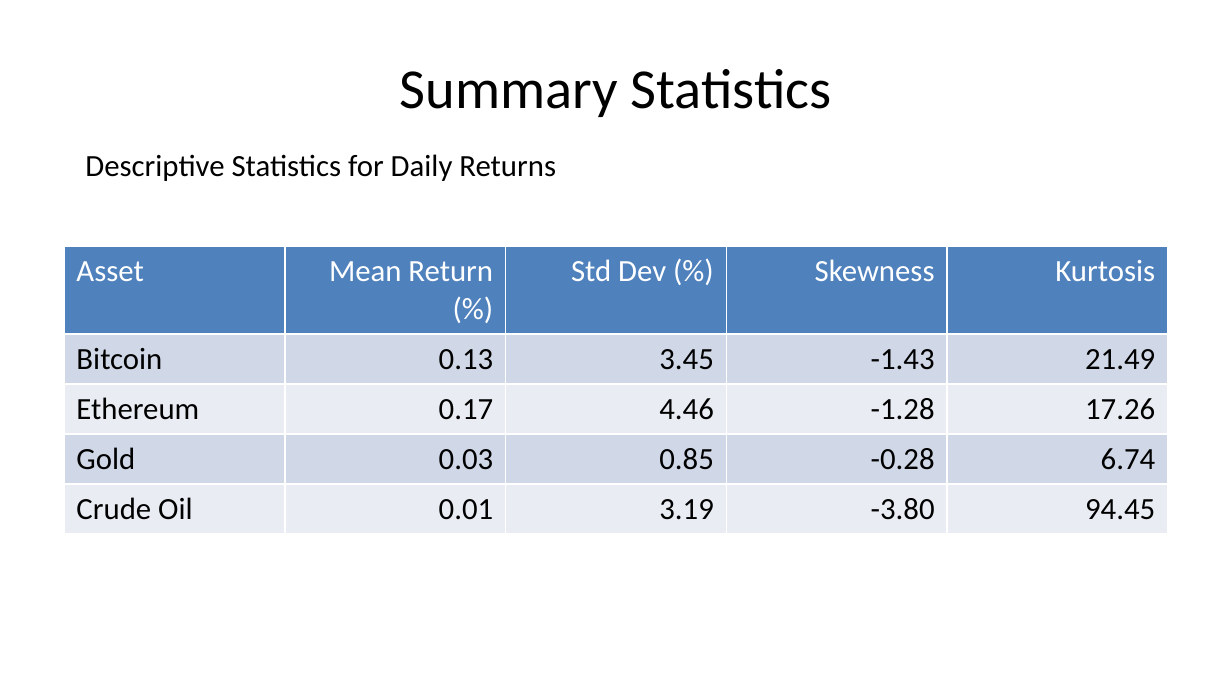
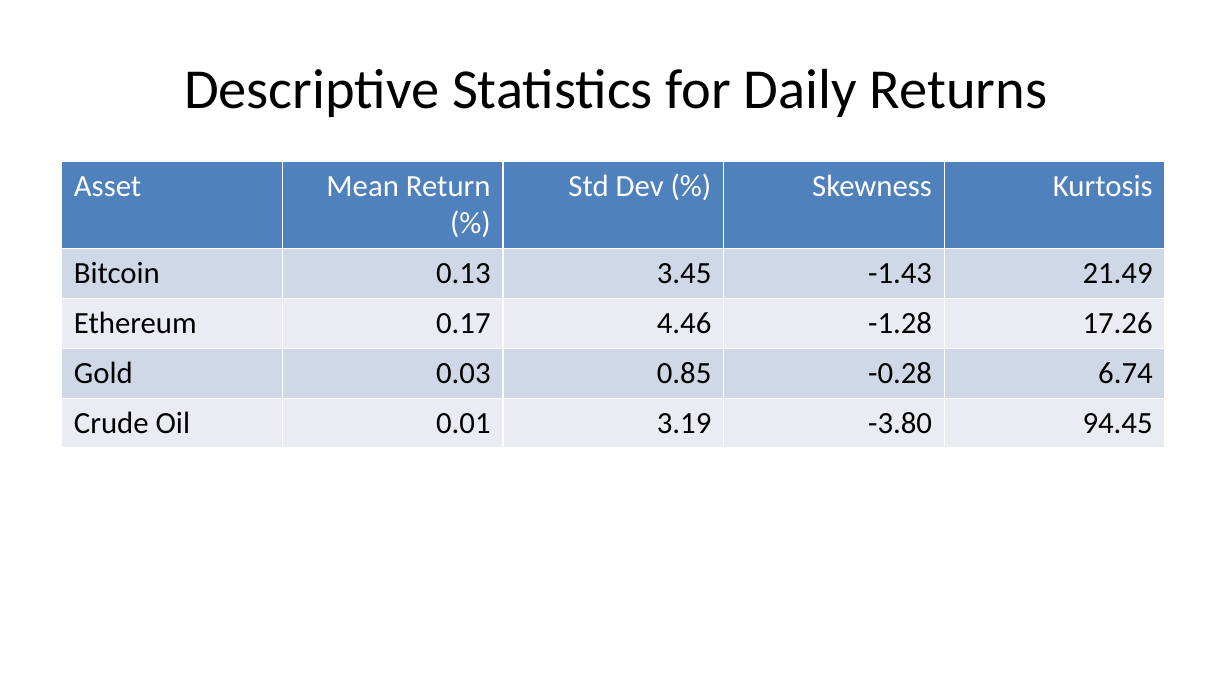
Before and after one commit to SakethKanchi/Cryptocurrency_Commodity_Correlation, a slide deck: slide 13 of presentation.pptx (slide 12 before the commit). Drawn at 1232x693 pixels with LibreOffice and Linux fonts; fonts in the diff are those of the drawing. Boxes give left, top, right and bottom in pixels: in the first picture for what was removed or moved away, otherwise in the second. Text is boxed around its words. In the diff, an @@ line names an element or a change of style, - is before the commit and + after.

```diff
--- a/presentation.pptx
+++ b/presentation.pptx
@@ title "Descriptive Statistics for Daily Returns": place and size @@
-title "Descriptive Statistics for Daily Returns" at (85,154,556,181)
+title "Descriptive Statistics for Daily Returns" at (184,68,1047,117)
@@ title "Descriptive Statistics for Daily Returns" at (184,68,1047,117): size 18 to 33 pt; alignment left to centre @@
@@ title removed at (400,69,832,117) @@
-Summary Statistics
@@ table: place and size @@
-table at (64,246,1167,524)
+table at (62,161,1164,618)
```
Also in this commit, not shown: 33 other slides changed, 14 slides added, 3 slides removed, 11 other files.
